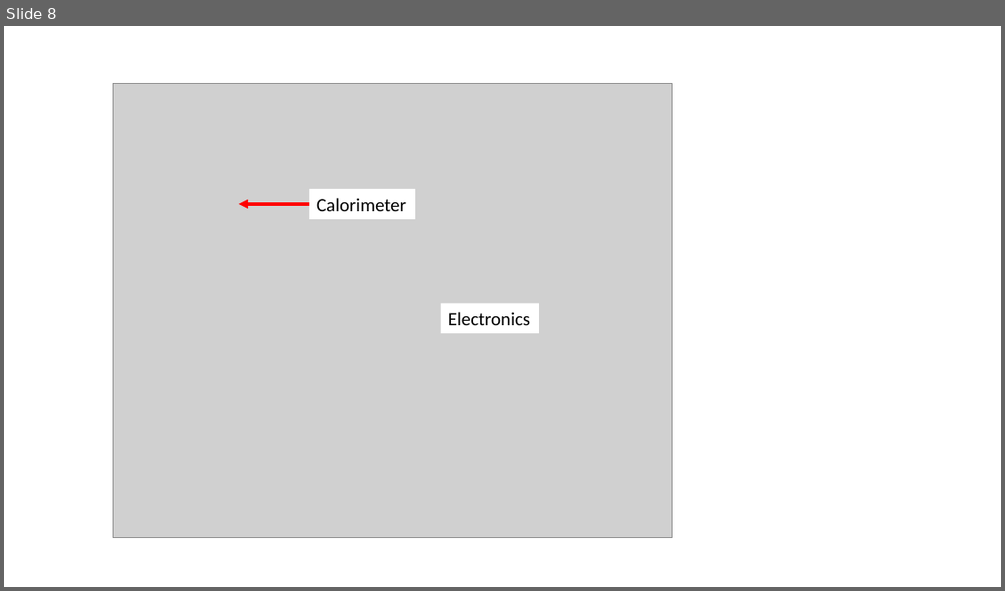
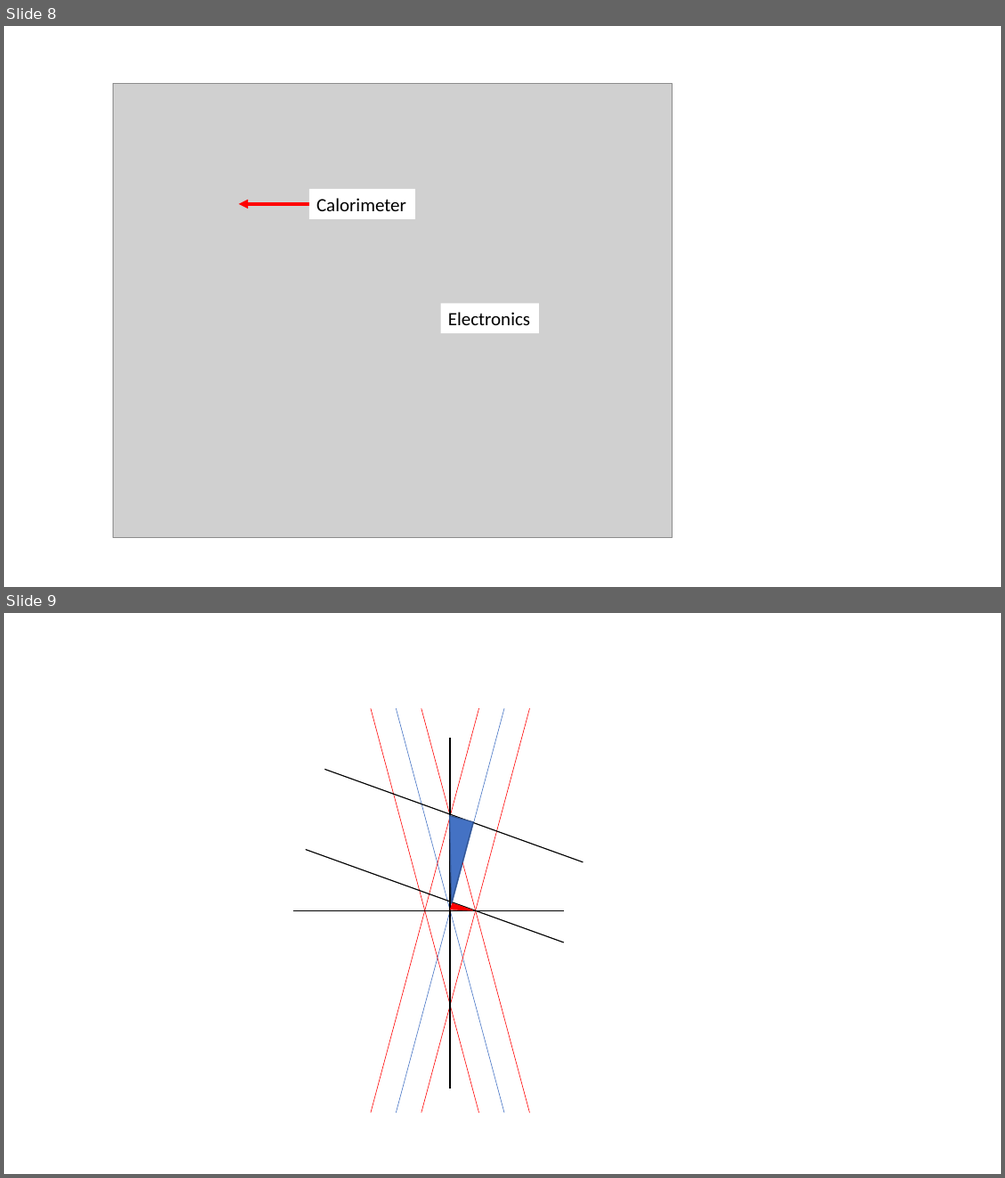
Before and after one commit to nkinnaird/Dissertation, a slide deck: KinnairdThesis/Body/Figures/ThesisImages.pptx. Shown one above the other, each under a label of ours: slide 8 before the commit, slides 8 and 9 after it. The pictures are 1005x591 and 1005x1178 pixels, drawn with LibreOffice and Linux fonts; fonts in the diff are those of the drawing; grey boxes stand for pictures. Boxes give left, top, right and bottom in pixels: in the first picture for what was removed or moved away, otherwise in the second. Text is boxed around its words. In the diff, an @@ line names an element or a change of style, - is before the commit and + after.

```diff
--- a/KinnairdThesis/Body/Figures/ThesisImages.pptx
+++ b/KinnairdThesis/Body/Figures/ThesisImages.pptx
@@ slide 9 added at (x1=4, y1=613, x2=1001, y2=1174), background #FFFFFF @@
@@ line added from (371, 1112) to (479, 709), #FF0000 0.5 pt @@
@@ line added from (479, 1112) to (371, 709), #FF0000 0.5 pt @@
@@ line added from (396, 1112) to (504, 709), #4472C4 0.5 pt @@
@@ line added from (504, 1112) to (396, 709), #4472C4 0.5 pt @@
@@ line added from (421, 1112) to (530, 709), #FF0000 0.5 pt @@
@@ line added from (530, 1112) to (421, 709), #FF0000 0.5 pt @@
@@ line added from (450, 738) to (450, 1088), #000000 1 pt @@
@@ line added from (324, 770) to (582, 862), #000000 1 pt @@
@@ right triangle added at (x1=428, y1=815, x2=474, y2=903), fill #4472C4, outline #325491 1 pt @@
@@ line added from (306, 850) to (564, 942), #000000 1 pt @@
@@ right triangle added at (x1=451, y1=904, x2=473, y2=916), fill #FF0000, outline #FF0000 1 pt @@
@@ line added from (293, 910) to (564, 910), #000000 1 pt @@
```
Also in this commit, not shown: 2 other files.
